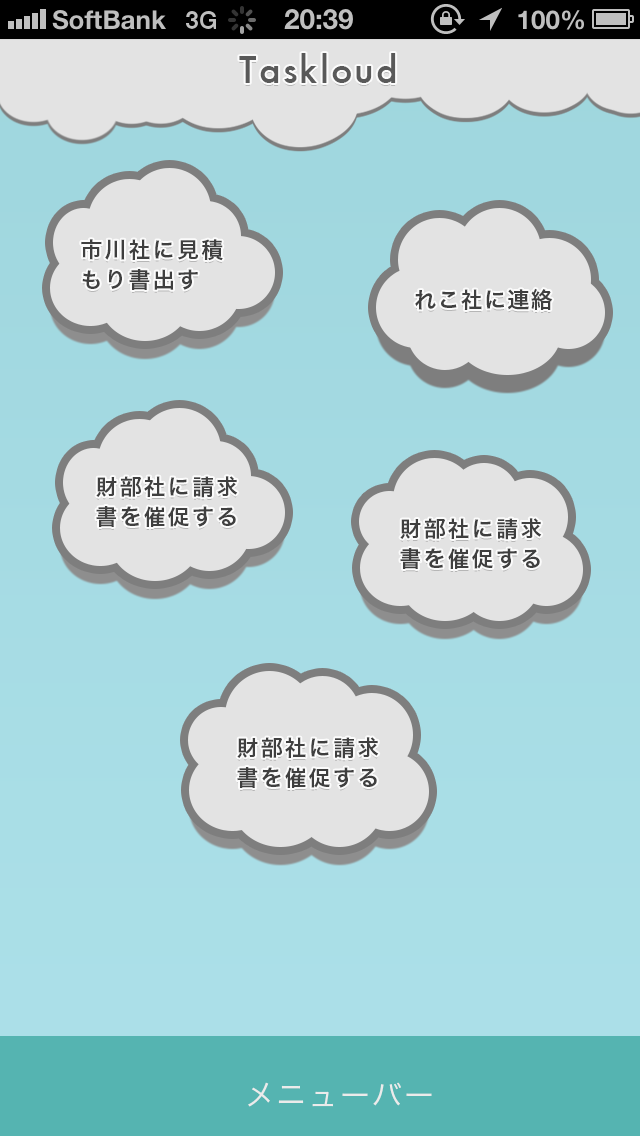
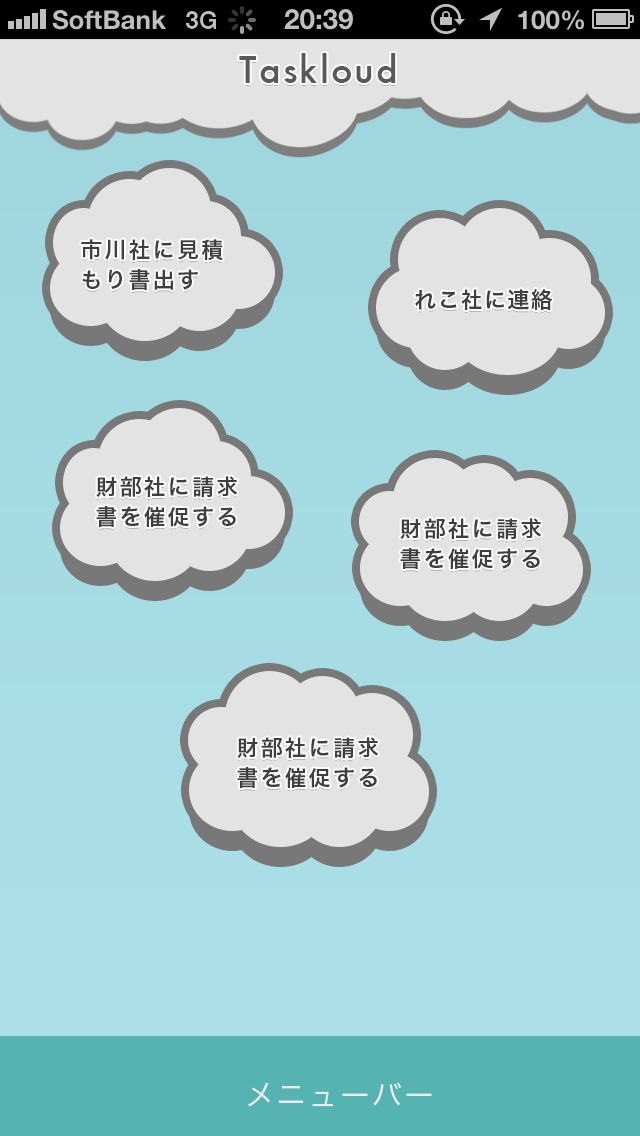
The second 640px x 1136px image is a revision of the first. Changes to its layers:
pixels changed over [0, 96, 640, 867] (layer not identified)
